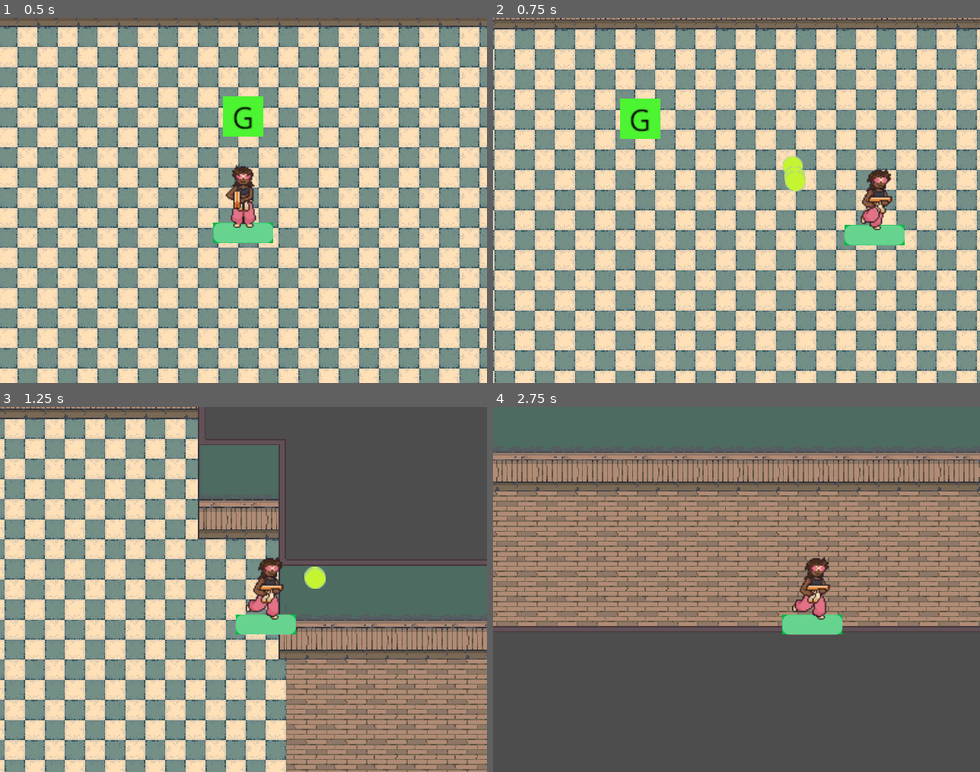
Above: before the commit, frames 1-4 (two rows, left to right).
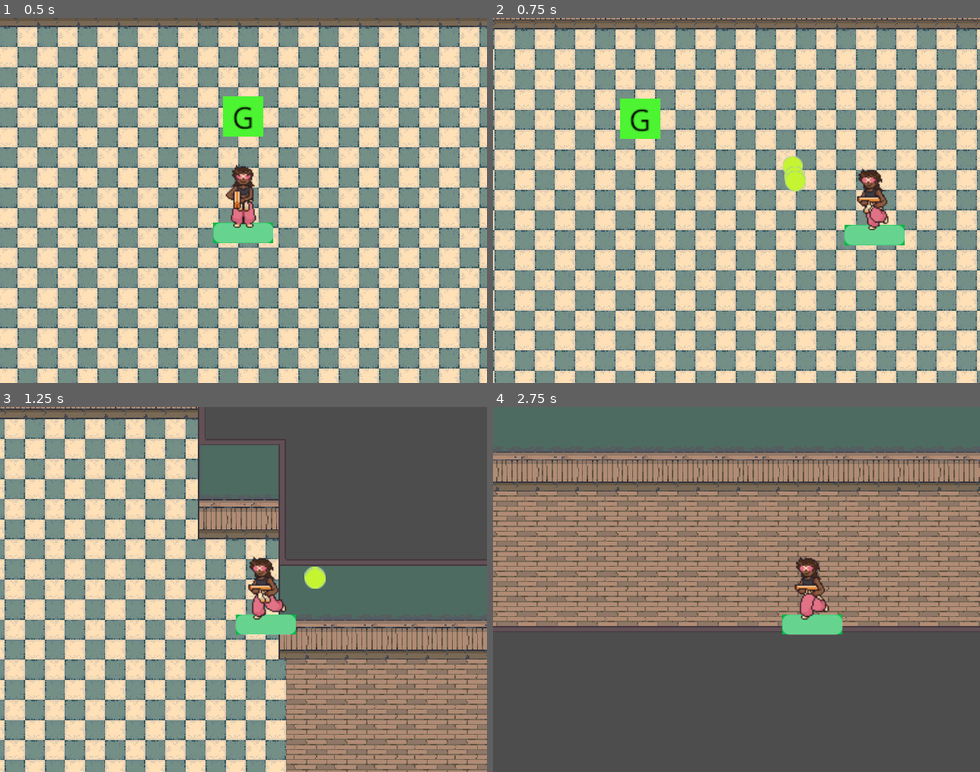
Above: after the commit, the same moments.

Repository: amenrio/techo-de-cristal
Game: Godot game, scene res://02_scenes/03_levels/level_alpha.tscn
Same seed, same stepped clock (60 frames per second), same inputs: the game is played once before the commit and once after it.
Inputs (mouse positions are in pixels of both pictures, inside the frame that each line leads up to):
- Up to frame 1 (0.5 s): no input
- Up to frame 2 (0.75 s): move the mouse to (843, 182) at 0.52 s; hold D (move_right) from 0.53 s (still down); hold Space (fire) from 0.53 s (still down); tap Shift (dash) at 0.6 s
- Up to frame 3 (1.25 s): keep holding D (move_right); keep holding Space (fire)
- Up to frame 4 (2.75 s): move the mouse to (639, 607) at 1.27 s; release D (move_right) at 1.28 s; release Space (fire) at 1.28 s; hold S (move_down) 1.28-2.03 s; tap Space (fire) at 1.35 s; tap Shift (dash) at 1.55 s; move the mouse to (785, 509) at 2.02 s; hold D (move_right) from 2.03 s (still down); hold Space (fire) from 2.03 s (still down); tap C (complete_comanda) at 2.1 s

Frame 1 is identical in both runs. In frame 2, 0.7% of the frame differs, in the area x 74-83%, y 41-59%; in frame 3, 0.8%, in the area x 50-59%, y 36-59%; in frame 4, 0.8%.
Error after the commit: Invalid call to function 'seek' in base 'AudioStreamPlayer'. Expected 1 arguments. (res://02_scenes/01_characters/player.gd:85)

Commit message:
implementados audios player (dash, pickup, Hit, Death) implementado audio arma - shoot

Diff:
--- a/02_scenes/01_characters/player.gd
+++ b/02_scenes/01_characters/player.gd
@@ -37,6 +37,7 @@
 	animation_tree.active = true
 
 func player_death(_args):
+	$deathAudio.play()
 	get_tree().paused = true
 
 var ongoing_comanda:bool = false
@@ -46,6 +47,7 @@
 		velocity = velocity.normalized() * dash_velocity
 		canDash=false
 		isDashing=true
+		$DashAudio.play()
 		await get_tree().create_timer(dash_timeout).timeout
 		isDashing=false
 		canDash=true
@@ -80,6 +82,7 @@
 	else:
 		animation_tree["parameters/conditions/idle"] = false
 		animation_tree["parameters/conditions/is_moving"] = true
+		$walkingAudio.seek()
 	if (desired_velocity != Vector2.ZERO):
 		animation_tree["parameters/Idle/blend_position"] = direction
 		animation_tree["parameters/Walk/blend_position"] = direction
@@ -123,6 +126,7 @@
 		if not pickup_name in inventory[pickup_class]:
 			inventory[pickup_class].merge({pickup_name:0})
 		inventory[pickup_class][pickup_name]+=1
+	$pickUpAudio.play()
 
 
 func _on_interaction_zone_area_entered(area):
--- a/02_scenes/01_characters/player.tscn
+++ b/02_scenes/01_characters/player.tscn
@@ -1,13 +1,17 @@
-[gd_scene load_steps=41 format=3 uid="uid://csgvbo4n46gvx"]
+[gd_scene load_steps=45 format=3 uid="uid://csgvbo4n46gvx"]
 
 [ext_resource type="Script" path="res://02_scenes/01_characters/player.gd" id="1_kxc5o"]
 [ext_resource type="PackedScene" uid="uid://ogvub5b3e6s5" path="res://02_scenes/05_components/HealthComponent.tscn" id="3_jo3xj"]
 [ext_resource type="PackedScene" uid="uid://djsscuerlbs64" path="res://02_scenes/05_components/bullet_component.tscn" id="4_8e3dc"]
+[ext_resource type="AudioStream" uid="uid://ij4b4kou8piq" path="res://01_assets/03_sound/01_sfx/01_player/playerHit.wav" id="4_n5f5i"]
 [ext_resource type="PackedScene" uid="uid://cx4e1du6imkkr" path="res://02_scenes/05_components/hitbox_component.tscn" id="4_p68kg"]
 [ext_resource type="Texture2D" uid="uid://dii4cl2qyual5" path="res://01_assets/01_sprites/player/player_spritesheet.png" id="4_t20f2"]
 [ext_resource type="PackedScene" uid="uid://dpx4iglkyvp0s" path="res://02_scenes/02_objects/weapon.tscn" id="5_hgwwk"]
 [ext_resource type="Texture2D" uid="uid://dkn3dkg8u4nsp" path="res://01_assets/01_sprites/weapon01.png" id="6_exgfl"]
 [ext_resource type="AudioStream" uid="uid://0giwqoufl8fe" path="res://01_assets/03_sound/01_sfx/01_player/walking.mp3" id="8_f1lo3"]
+[ext_resource type="AudioStream" uid="uid://h4jq7j1gccge" path="res://01_assets/03_sound/01_sfx/01_player/pickup.mp3" id="10_gpeem"]
+[ext_resource type="AudioStream" uid="uid://d2hldqmq1v8i3" path="res://01_assets/03_sound/01_sfx/01_player/Dash.mp3" id="11_6ncxp"]
+[ext_resource type="AudioStream" uid="uid://bdghginayeyot" path="res://01_assets/03_sound/01_sfx/01_player/playerDeath.mp3" id="11_7503b"]
 
 [sub_resource type="CircleShape2D" id="CircleShape2D_js4q1"]
 
@@ -531,6 +535,18 @@
 [node name="walkingAudio" type="AudioStreamPlayer" parent="."]
 stream = ExtResource("8_f1lo3")
 
+[node name="HitAudio" type="AudioStreamPlayer2D" parent="."]
+stream = ExtResource("4_n5f5i")
+
+[node name="pickUpAudio" type="AudioStreamPlayer2D" parent="."]
+stream = ExtResource("10_gpeem")
+
+[node name="DashAudio" type="AudioStreamPlayer2D" parent="."]
+stream = ExtResource("11_6ncxp")
+
+[node name="deathAudio" type="AudioStreamPlayer2D" parent="."]
+stream = ExtResource("11_7503b")
+
 [connection signal="area_entered" from="interaction_zone" to="." method="_on_interaction_zone_area_entered"]
 [connection signal="area_exited" from="interaction_zone" to="." method="_on_interaction_zone_area_exited"]
 
--- a/02_scenes/02_objects/weapon.gd
+++ b/02_scenes/02_objects/weapon.gd
@@ -41,7 +41,7 @@
 		for bullet_idx in bullet_number:
 			var bulletInstance = _create_bullet(bullet_idx)
 			level.add_child(bulletInstance)
-
+			$ShotAudio.play()
 
 
 func _on_show_delay_timeout():
--- a/02_scenes/02_objects/weapon.tscn
+++ b/02_scenes/02_objects/weapon.tscn
@@ -1,6 +1,7 @@
-[gd_scene load_steps=2 format=3 uid="uid://dpx4iglkyvp0s"]
+[gd_scene load_steps=3 format=3 uid="uid://dpx4iglkyvp0s"]
 
 [ext_resource type="Script" path="res://02_scenes/02_objects/weapon.gd" id="1_a5dbu"]
+[ext_resource type="AudioStream" uid="uid://cx8w6pe6wyxxu" path="res://01_assets/03_sound/01_sfx/01_player/shoot.mp3" id="2_m4w5m"]
 
 [node name="weapon" type="Node2D"]
 script = ExtResource("1_a5dbu")
@@ -15,4 +16,8 @@
 wait_time = 0.4
 autostart = true
 
+[node name="ShotAudio" type="AudioStreamPlayer" parent="."]
+stream = ExtResource("2_m4w5m")
+volume_db = -10.0
+
 [connection signal="timeout" from="show_delay" to="." method="_on_show_delay_timeout"]
Not shown, added: 01_assets/03_sound/01_sfx/01_player/Dash.mp3.import
Not shown, added: 01_assets/03_sound/01_sfx/01_player/Dash.mp3
Not shown, changed: 01_assets/03_sound/01_sfx/01_player/pickup.mp3
